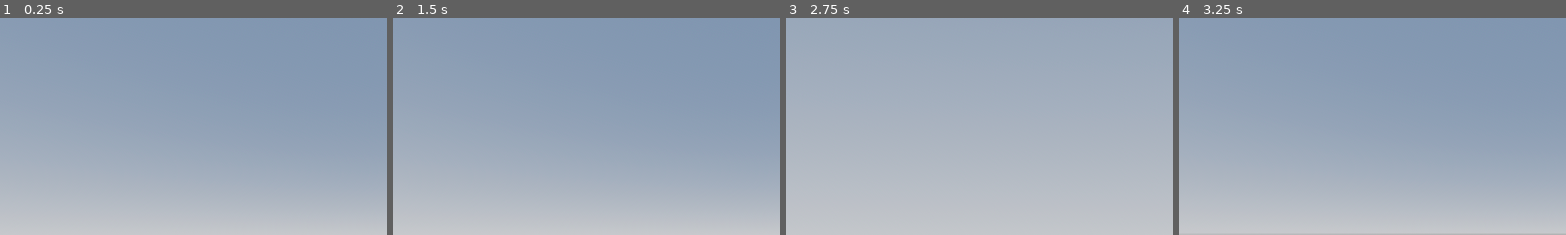
Above: before the commit, frames 1-4 (left to right).
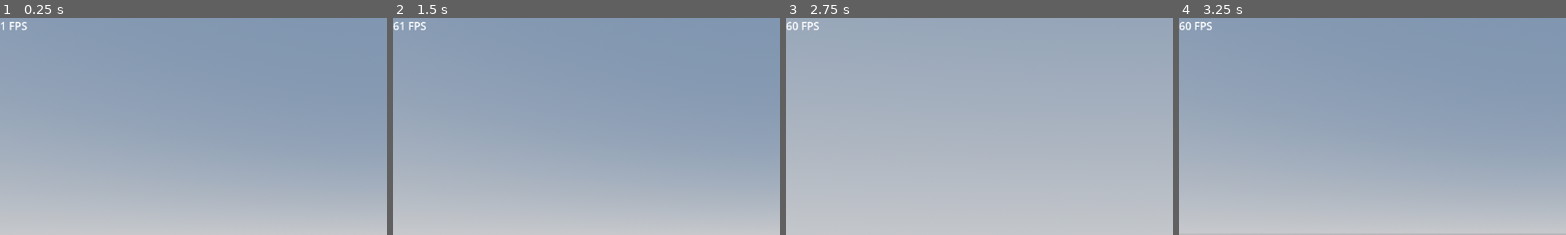
Above: after the commit, the same moments.

Repository: SmyleSamm/CubeLife
Game: Godot game, scene res://TestWorld.tscn
Two runs of this game, one before a commit and one after it. Both use one fixed random seed, a clock stepped at 60 frames per second and the inputs below.
Inputs (mouse positions are % of the whole screen's width and height, from its top left):
- Up to frame 1 (0.25 s): no input
- Up to frame 2 (1.5 s): move the mouse to (55, 50) at 0.52 s; hold [ (zoom) 0.53-1.28 s; hold W (walk_up) from 0.53 s (still down); tap Space (jump) at 0.77 s; move the mouse to (45, 50) at 1.27 s; tap [ (zoom) at 1.35 s
- Up to frame 3 (2.75 s): keep holding W (walk_up); tap Space (jump) at 1.52 s; move the mouse to (52, 48) at 2.02 s; hold [ (zoom) from 2.03 s (still down)
- Up to frame 4 (3.25 s): keep holding W (walk_up); tap Enter at 2.75 s; move the mouse to (49, 52) at 2.77 s; release [ (zoom) at 2.78 s; tap [ (zoom) at 2.85 s; tap Space (jump) at 3.02 s
The pictures show only the part of the screen within x 0-50%, y 0-50%; the shares and areas given below are measured in that part.

The runs differ from the first frame. In frame 1, 0.1% of the frame differs, in the area x 0-8%, y 1-6%; in frame 2, 0.2%; in frame 3, 0.2%; in frame 4, 0.2%, in the area x 0-9%, y 1-6%.

Commit message:
World generation
A world can now be generated with individual size

Diff:
--- a/TestWorld.tscn
+++ b/TestWorld.tscn
@@ -1,7 +1,9 @@
-[gd_scene load_steps=6 format=3 uid="uid://ddy8ytovakop8"]
+[gd_scene load_steps=8 format=3 uid="uid://ddy8ytovakop8"]
 
 [ext_resource type="PackedScene" uid="uid://ck24ceusre62d" path="res://player.tscn" id="1_00t02"]
 [ext_resource type="PackedScene" uid="uid://hyootcjhom0a" path="res://chunk.tscn" id="2_mdxcd"]
+[ext_resource type="PackedScene" uid="uid://ltrrbt7ij1wh" path="res://world.tscn" id="2_qe2jq"]
+[ext_resource type="Script" path="res://fps.gd" id="4_woakp"]
 
 [sub_resource type="ProceduralSkyMaterial" id="ProceduralSkyMaterial_s4ffn"]
 sky_horizon_color = Color(0.64625, 0.65575, 0.67075, 1)
@@ -28,6 +30,13 @@
 [node name="Player" parent="." instance=ExtResource("1_00t02")]
 transform = Transform3D(-1, 0, -8.74228e-08, 0, 1, 0, 8.74228e-08, 0, -1, 0, 18, 0)
 
+[node name="World" parent="." instance=ExtResource("2_qe2jq")]
+
 [node name="Chunks" type="Node3D" parent="."]
 
 [node name="Chunk" parent="Chunks" instance=ExtResource("2_mdxcd")]
+
+[node name="FPS" type="Label" parent="."]
+offset_right = 40.0
+offset_bottom = 23.0
+script = ExtResource("4_woakp")
--- a/chunk.gd
+++ b/chunk.gd
@@ -1,24 +1,33 @@
-extends Node3D
+class_name Chunk extends Node3D
 
-@export var chunkSize: int = 16
+var chunkSize: int = 16
 
-func _ready() -> void:
-	chunkGeneration()
-
-func chunkGeneration() -> void:
+func chunkGeneration(xOffset: int, yOffset: int, zOffset: int) -> void:
 	for x in range(chunkSize):
 		for z in range(chunkSize):
 			for y in range(chunkSize):
-				layerGeneration(x, y, z)
+				layerGeneration(x, y, z, xOffset, yOffset, zOffset)
 
-
-func layerGeneration(x: int, y: int, z: int) -> void:
+func layerGeneration(x: int, y: int, z: int, xOffset: int, yOffset: int, zOffset: int) -> void:
+	#Creation of block and its Texture
 	var block: Block = Block.new()
 	var blockTexture: StandardMaterial3D = StandardMaterial3D.new()
+
+	#Assing block Texture according to its
+	#location Grass on top, the rest is stone (WIP)
 	if y == chunkSize - 1:
 		blockTexture.albedo_color = Color.GREEN
 	else:
 		blockTexture.albedo_color = Color.DIM_GRAY
 	block.texture = blockTexture
+
+	#Add chunkOffset to all coordinates
+	x += chunkSize * xOffset
+	y += chunkSize * yOffset
+	z += chunkSize * zOffset
+
+	#Place block in chunk
 	block.position = Vector3(x, y, z)
+
+	#Make block a child of the Chunk
 	add_child(block)
--- /dev/null
+++ b/fps.gd
@@ -0,0 +1,4 @@
+extends Label
+
+func _process(delta: float) -> void:
+	text = str(Engine.get_frames_per_second()) + " FPS"
--- /dev/null
+++ b/world.gd
@@ -0,0 +1,18 @@
+extends Node3D
+
+@export var chunkAmount: int = 1
+@export var chunkHight: int = 1
+
+# Called when the node enters the scene tree for the first time.
+func _ready() -> void:
+	worldGeneration()
+
+func worldGeneration() -> void:
+	for x in range(chunkAmount):
+		for y in range(chunkHight):
+			for z in range(chunkAmount):
+				print(str(x)+", "+str(y)+", "+str(z))
+				#Create new Chunk
+				var chunk: Chunk = Chunk.new()
+				chunk.chunkGeneration(x, y, z)
+				add_child(chunk)
--- /dev/null
+++ b/world.tscn
@@ -0,0 +1,6 @@
+[gd_scene load_steps=2 format=3 uid="uid://ltrrbt7ij1wh"]
+
+[ext_resource type="Script" path="res://world.gd" id="1_i0a1o"]
+
+[node name="World" type="Node3D"]
+script = ExtResource("1_i0a1o")
